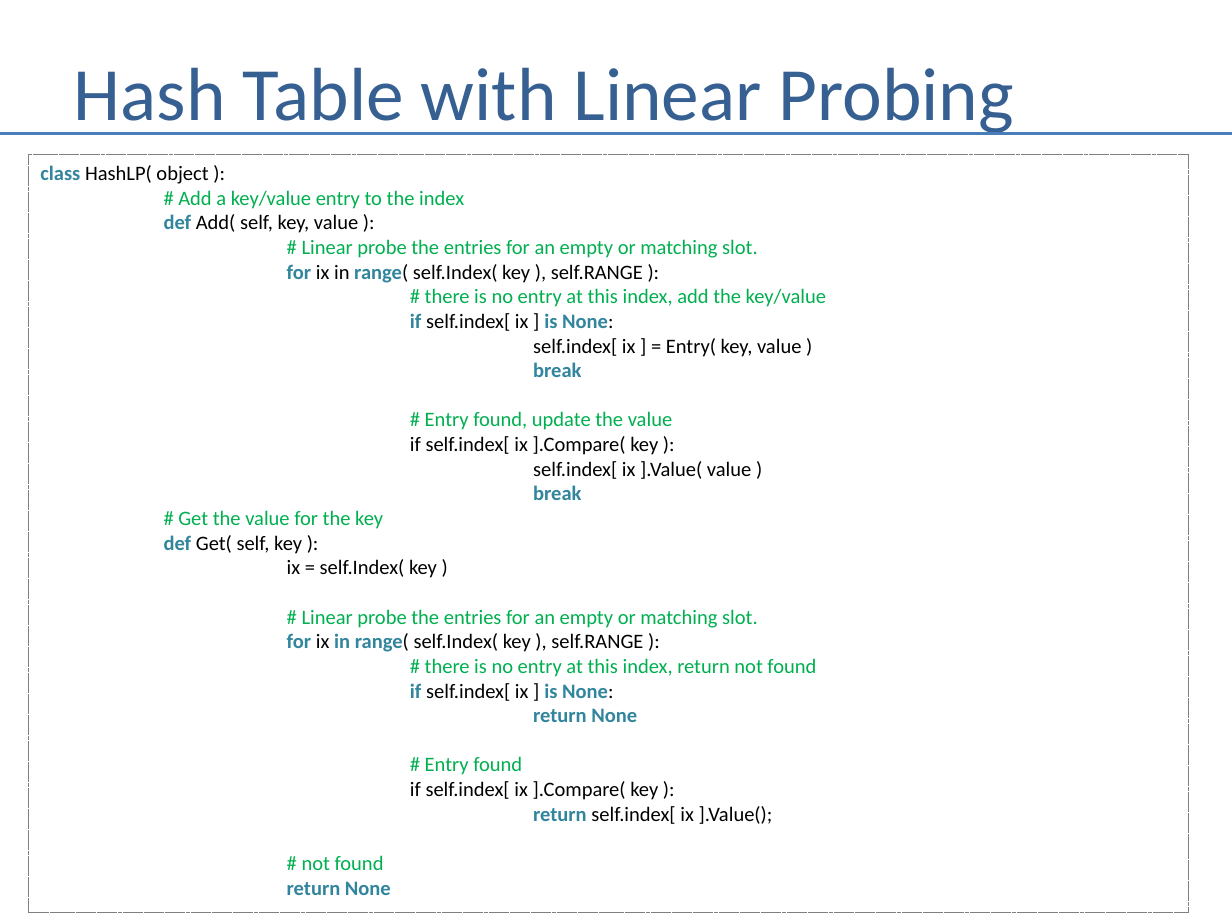
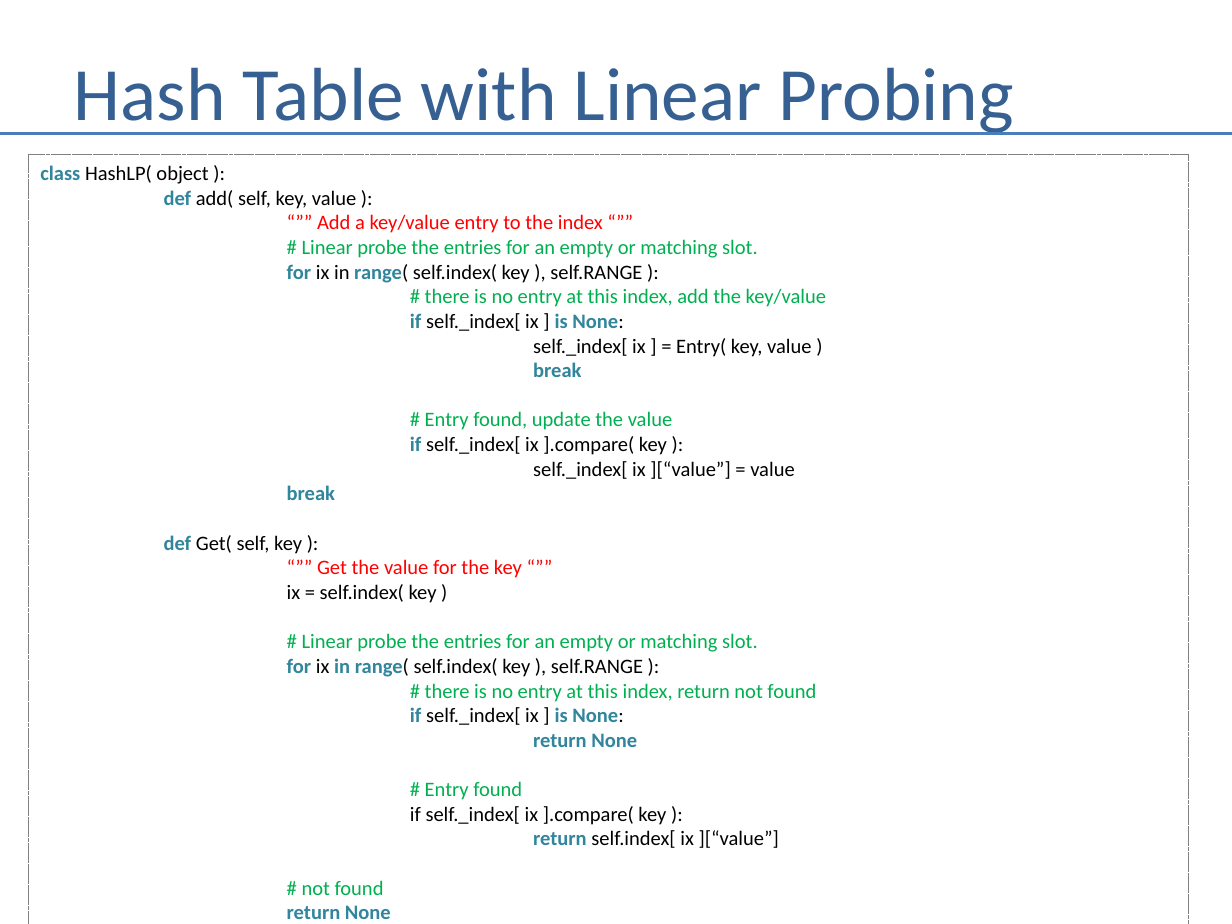
Before and after one commit to andrewferlitsch/Portland-Data-Science-Group, a slide deck: slide 90 of Presentations/Whiteboarding.pptx. Drawn at 1232x924 pixels with LibreOffice and Linux fonts; fonts in the diff are those of the drawing. Boxes give left, top, right and bottom in pixels: in the first picture for what was removed or moved away, otherwise in the second. Text is boxed around its words. In the diff, an @@ line names an element or a change of style, - is before the commit and + after.

```diff
--- a/Presentations/Whiteboarding.pptx
+++ b/Presentations/Whiteboarding.pptx
@@ rectangle "class HashLP( object ):": place and size @@
-rectangle "class HashLP( object ):" at bbox=[28, 154, 1189, 913]
+rectangle "class HashLP( object ):" at bbox=[28, 154, 1189, 924]
@@ text in rectangle at bbox=[164, 190, 603, 233]: text changed; text colour #00B050 to #FF0000 @@
-# Add a key/value entry to the index
-def Add( self, key, value ):
+def add( self, key, value ):
+“”” Add a key/value entry to the index “””
@@ text in rectangle at bbox=[287, 264, 642, 283]: text changed @@
-for ix in range( self.Index( key ), self.RANGE ):
+for ix in range( self.index( key ), self.RANGE ):
@@ text in rectangle at bbox=[410, 313, 811, 357]: text changed @@
-if self.index[ ix ] is None:
-self.index[ ix ] = Entry( key, value )
+if self._index[ ix ] is None:
+self._index[ ix ] = Entry( key, value )
@@ text in rectangle at bbox=[410, 436, 794, 479]: text changed @@
-if self.index[ ix ].Compare( key ):
-self.index[ ix ].Value( value )
-break
-# Get the value for the key
+if self._index[ ix ].compare( key ):
+self._index[ ix ][“value”] = value break
@@ text in rectangle at bbox=[287, 559, 522, 603]: text changed; text colour #000000 to #FF0000 @@
-ix = self.Index( key )
+“”” Get the value for the key “””
+ix = self.index( key )
@@ text in rectangle at bbox=[287, 658, 643, 677]: text changed @@
-for ix in range( self.Index( key ), self.RANGE ):
+for ix in range( self.index( key ), self.RANGE ):
@@ text in rectangle at bbox=[410, 707, 623, 725]: text changed @@
-if self.index[ ix ] is None:
+if self._index[ ix ] is None:
@@ text in rectangle at bbox=[410, 806, 779, 848]: text changed @@
-if self.index[ ix ].Compare( key ):
-return self.index[ ix ].Value();
+if self._index[ ix ].compare( key ):
+return self.index[ ix ][“value”]
```
Also in this commit, not shown: 9 other slides changed, 1 other file.
